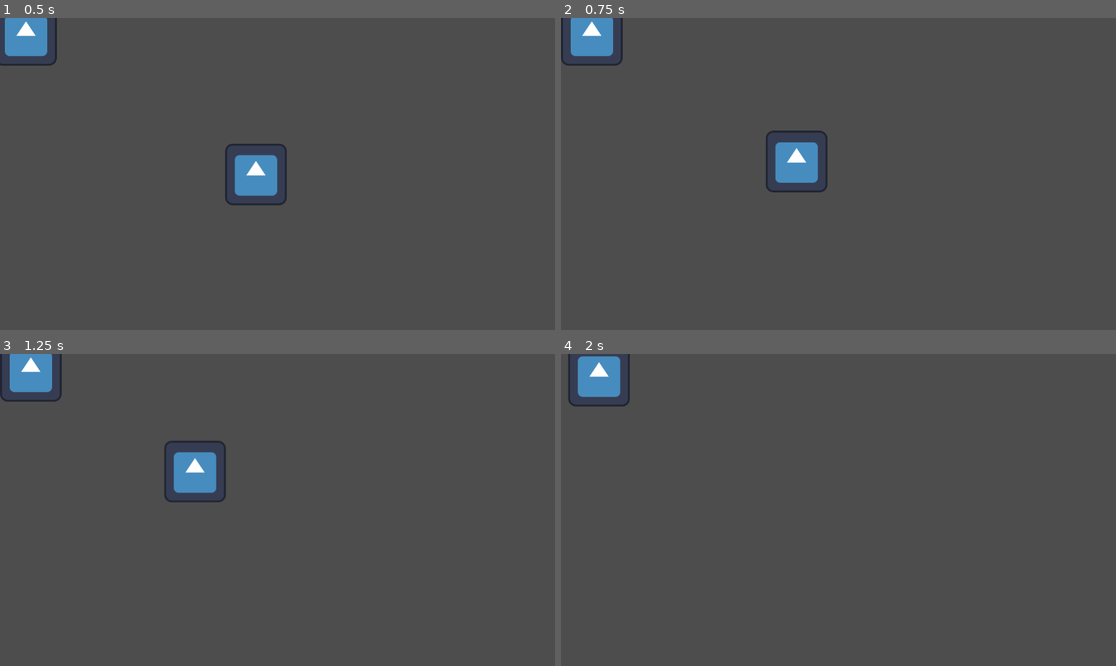
Above: before the commit, frames 1-4 (two rows, left to right).
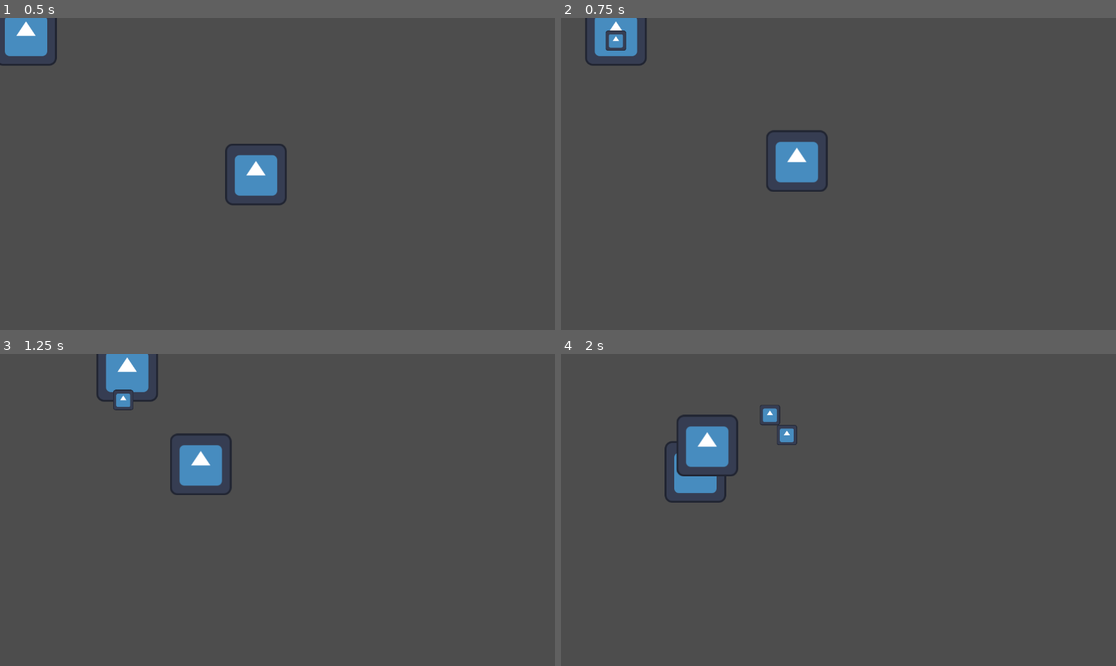
Above: after the commit, the same moments.

Repository: Nineteenn1/catsgame
Game: Godot game, scene res://scenes/main.tscn
Same seed, same stepped clock (60 frames per second), same inputs: the game is played once before the commit and once after it. The engine's default icon, where the game draws it, is replaced by a stand-in: a white triangle on a blue panel in a dark square.
Inputs (mouse positions are in pixels of both pictures, inside the frame that each line leads up to):
- Up to frame 1 (0.5 s): no input
- Up to frame 2 (0.75 s): move the mouse to (960, 158) at 0.52 s; hold D (RIGHT) from 0.53 s (still down); click (960, 158) at 0.6 s
- Up to frame 3 (1.25 s): keep holding D (RIGHT)
- Up to frame 4 (2 s): move the mouse to (727, 525) at 1.27 s; release D (RIGHT) at 1.28 s; hold S (DOWN) from 1.28 s (still down); click (727, 525) at 1.35 s

Frame 1 is identical in both runs. In frame 2, 1.4% of the frame differs, in the area x 0-48%, y 0-56%; in frame 3, 3.6%, in the area x 0-42%, y 0-48%; in frame 4, 3.5%.

Commit message:
template; shooting; plan; bullet spawn and movement; enemy death

Diff:
--- /dev/null
+++ b/cats/scenes/bullet.tscn
@@ -0,0 +1,20 @@
+[gd_scene load_steps=4 format=3 uid="uid://bp6h8rhyqvci2"]
+
+[ext_resource type="Texture2D" uid="uid://dvktunpm3xy3n" path="res://icon.svg" id="1_cmqyy"]
+[ext_resource type="Script" path="res://scripts/bullet.gd" id="1_g0fj0"]
+
+[sub_resource type="RectangleShape2D" id="RectangleShape2D_oj6qx"]
+size = Vector2(40, 40)
+
+[node name="Bullet" type="CharacterBody2D"]
+position = Vector2(31, 44)
+script = ExtResource("1_g0fj0")
+
+[node name="CollisionShape2D" type="CollisionShape2D" parent="."]
+position = Vector2(2.12, 0.119995)
+shape = SubResource("RectangleShape2D_oj6qx")
+
+[node name="Sprite2D" type="Sprite2D" parent="."]
+position = Vector2(2.12003, 0.12001)
+scale = Vector2(0.33, 0.33)
+texture = ExtResource("1_cmqyy")
--- a/cats/scenes/main.tscn
+++ b/cats/scenes/main.tscn
@@ -1,8 +1,11 @@
-[gd_scene load_steps=4 format=3 uid="uid://igp5jqddcu7p"]
+[gd_scene load_steps=5 format=3 uid="uid://igp5jqddcu7p"]
 
 [ext_resource type="Script" path="res://scripts/cat.gd" id="1_mi3io"]
 [ext_resource type="Texture2D" uid="uid://dvktunpm3xy3n" path="res://icon.svg" id="2_8qjsf"]
 [ext_resource type="Script" path="res://scripts/rat.gd" id="3_74ry7"]
+
+[sub_resource type="RectangleShape2D" id="RectangleShape2D_kepou"]
+size = Vector2(126, 128)
 
 [node name="Node2D" type="Node2D"]
 
@@ -16,6 +19,10 @@
 
 [node name="CollisionShape2D" type="CollisionShape2D" parent="cat"]
 
+[node name="Line2D" type="Line2D" parent="cat"]
+visible = false
+points = PackedVector2Array(-1, 0)
+
 [node name="rat" type="CharacterBody2D" parent="."]
 position = Vector2(614, 385)
 script = ExtResource("3_74ry7")
@@ -24,4 +31,10 @@
 position = Vector2(2, -7)
 texture = ExtResource("2_8qjsf")
 
-[node name="CollisionShape2D" type="CollisionShape2D" parent="rat"]
+[node name="Area2D" type="Area2D" parent="rat"]
+
+[node name="CollisionShape2D" type="CollisionShape2D" parent="rat/Area2D"]
+position = Vector2(2, -7)
+shape = SubResource("RectangleShape2D_kepou")
+
+[connection signal="body_entered" from="rat/Area2D" to="rat" method="_on_area_2d_body_entered"]
--- /dev/null
+++ b/cats/scripts/bullet.gd
@@ -0,0 +1,10 @@
+extends CharacterBody2D
+
+
+var mouse_position = Vector2(0, 0)
+const SPEED = 300
+
+func _physics_process(delta: float) -> void:
+	velocity = global_position.direction_to(mouse_position) * SPEED
+
+	move_and_slide()
--- a/cats/scripts/cat.gd
+++ b/cats/scripts/cat.gd
@@ -4,8 +4,14 @@
 const SPEED = 300.0
 const JUMP_VELOCITY = -400.0
 
+var line_point = 0
 
 @onready var rat_node = get_parent().get_node("rat")
+@onready var bullet_scene = load("res://scenes/bullet.tscn")
+
+var bullet = null
+
+var bullet_direction = Vector2(0,0)
 
 func _physics_process(delta: float) -> void:
 
@@ -24,13 +30,25 @@
 	else:
 		velocity.y = move_toward(velocity.y, 0, SPEED)
 
+	move_and_slide()
 
 
-func _input(InputEvent) -> void:
-	if Input.is_action_just_pressed("SHOOT"):
-		if rat_node:
-			rat_node.takeDamage(50)
-			print(rat_node.health)
+	#$Line2D.set_point_position(0, Vector2(100,100))
+	#draw_line(position, line_point, Color(1, 1, 1), 1, false)
 
 
-	move_and_slide()
+func _input(e: InputEvent) -> void:
+	if Input.is_action_just_pressed("SHOOT"):
+		bullet = bullet_scene.instantiate()
+		get_parent().add_child(bullet)
+		bullet.position = position
+
+		# on collision
+		# health bar
+
+
+		#bullet cooldown!!
+
+	if e is InputEventMouseButton:
+		print("Mouse Click/Unclick at: ", e.position)
+		bullet.mouse_position = e.position #+ abs(e.position - position)
--- a/cats/scripts/rat.gd
+++ b/cats/scripts/rat.gd
@@ -16,6 +16,7 @@
 func die():
 	# particle animation
 	queue_free()
+	get_parent().remove_child(self)
 	pass
 
 func _process(delta: float) -> void:
@@ -25,11 +26,16 @@
 func _physics_process(delta: float) -> void:
 	velocity = global_position.direction_to(cat_position) * SPEED
 
-	print("cat pos: " + str(cat_position.x) + ", " + str(cat_position.y))
-	print("rat pos: " + str(position.x) + ", " + str(position.y))
+
 
 	if health == 0:
 		die()
 
 	#if not (position == cat_position):
 	move_and_slide()
+
+
+func _on_area_2d_body_entered(body: Node2D) -> void:
+#	if body.name == "Bullet":
+	takeDamage(20)
+	print(health)
Not shown, added: plan.txt
Not shown, added: ssh
Not shown, added: ssh.pub
Not shown, added: ssh_secret
Not shown, added: ssh_secret.pub
Not shown, added: ssh_test
Not shown, added: ssh_test.pub
